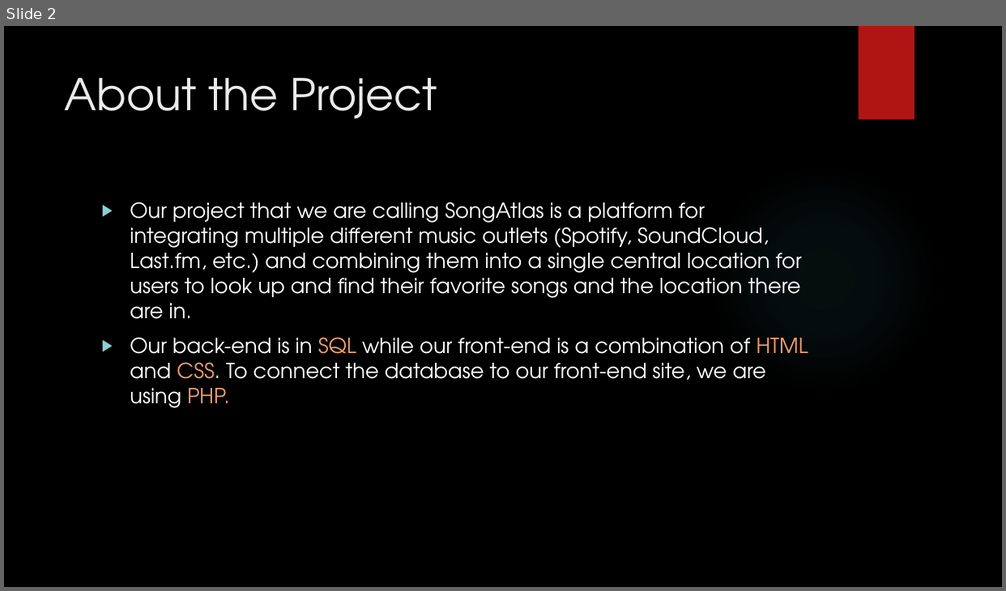
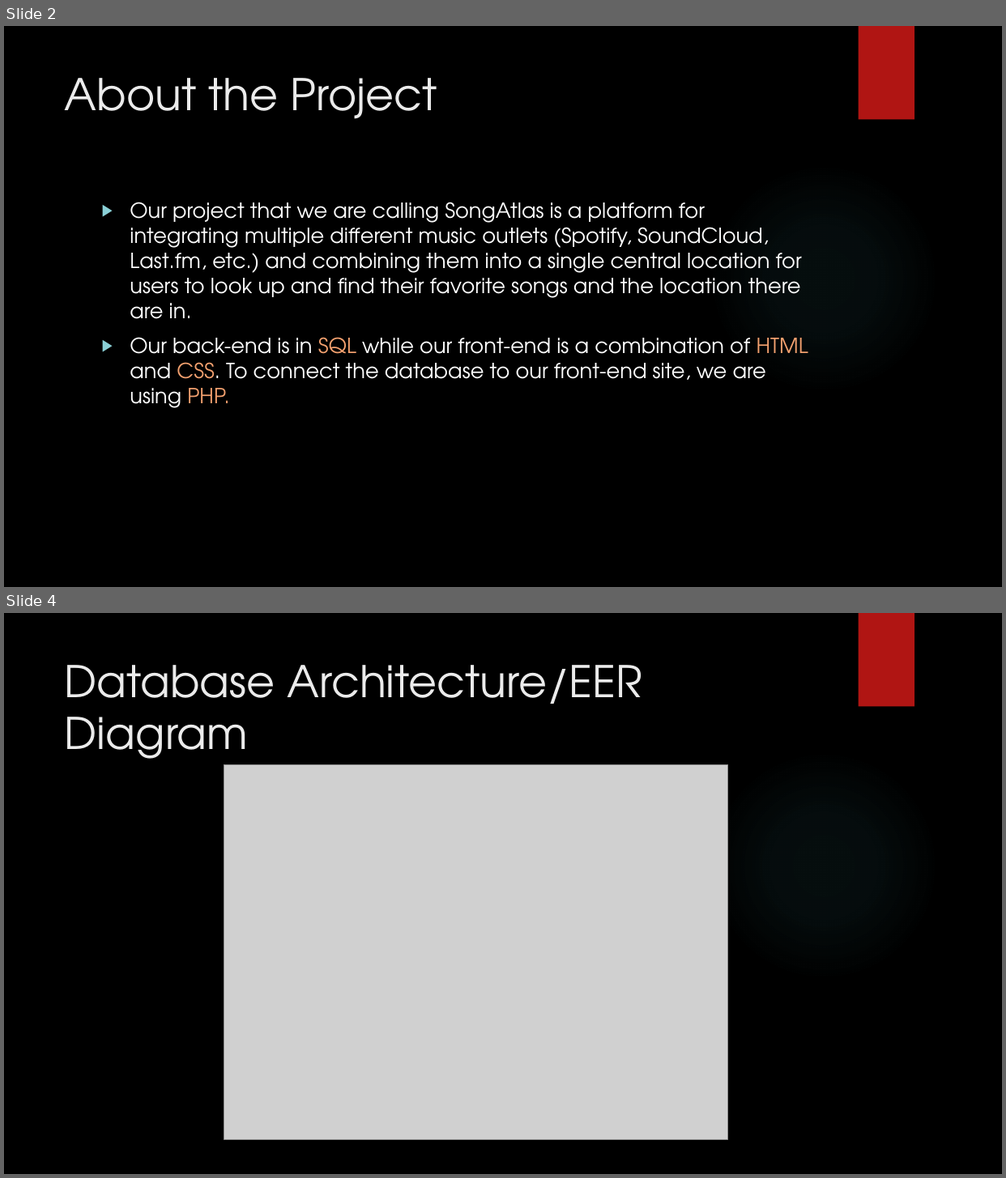
Before and after one commit to manningc13/SongAtlas, a slide deck: SongAtlasPresentation.pptx. Shown one above the other, each under a label of ours: slide 2 before the commit, slides 2 and 4 after it; the slides between them are not shown. The pictures are 1006x591 and 1006x1178 pixels, drawn with LibreOffice and Linux fonts; fonts in the diff are those of the drawing; grey boxes stand for pictures; background and template pictures are left out. Boxes give left, top, right and bottom in pixels: in the first picture for what was removed or moved away, otherwise in the second. Text is boxed around its words. In the diff, an @@ line names an element or a change of style, - is before the commit and + after.

```diff
--- a/SongAtlasPresentation.pptx
+++ b/SongAtlasPresentation.pptx
@@ slide 4 added at bbox=[4, 613, 1002, 1174], background picture (left out); not listed: 2 template elements that a slide beside it also shows @@
@@ title added at bbox=[65, 665, 643, 770], 42 pt, text #EBEBEB @@
+Database Architecture/EER Diagram
@@ picture added at bbox=[224, 765, 728, 1140] @@
```
Also in this commit, not shown: 1 slide changed, 1 other slide added, 1 other file.
